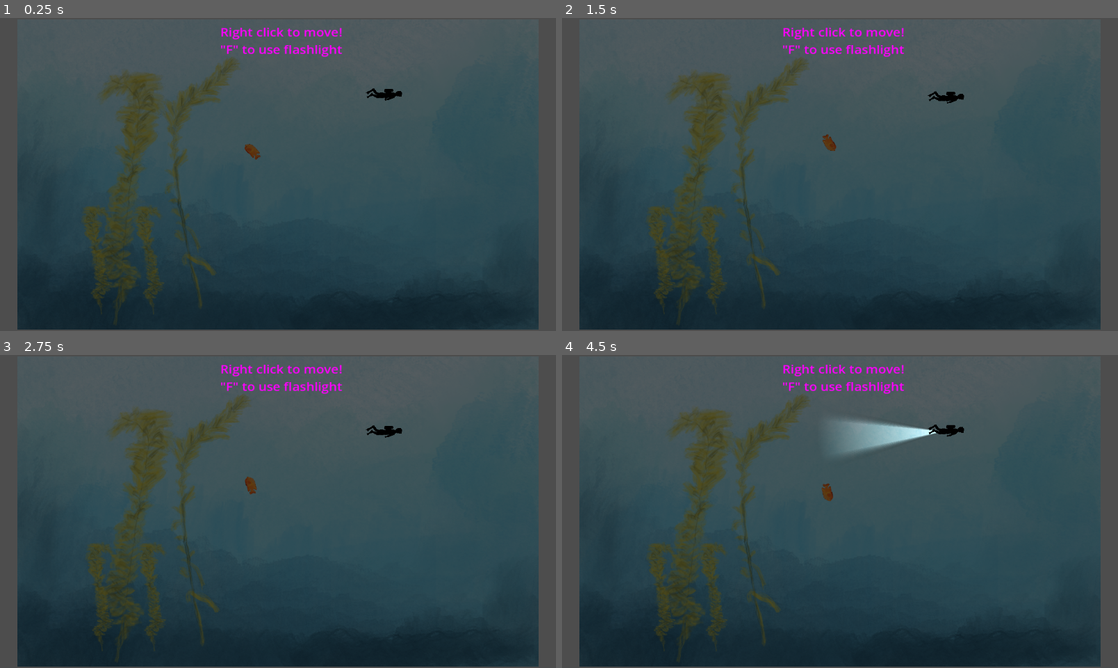
Above: before the commit, frames 1-4 (two rows, left to right).
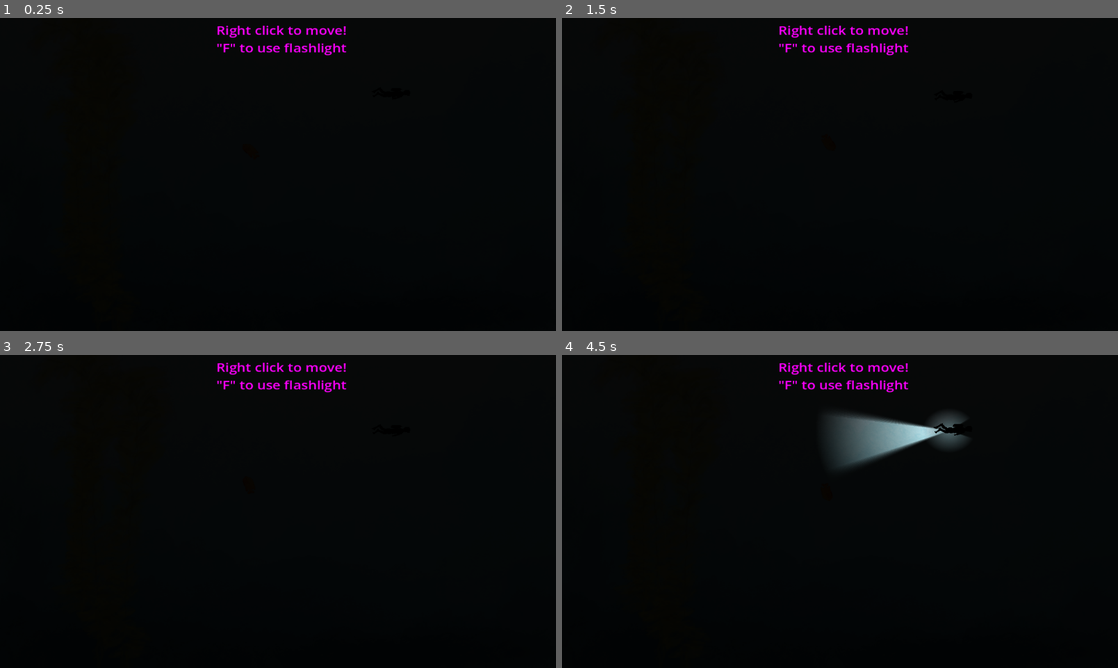
Above: after the commit, the same moments.

Repository: sbarton272/godot-aquarium
Game: Godot game, scene res://test scenes/animated_kelp_test.tscn
Same seed, same stepped clock (60 frames per second), same inputs: the game is played once before the commit and once after it.
Inputs (mouse positions are in pixels of both pictures, inside the frame that each line leads up to):
- Up to frame 1 (0.25 s): no input
- Up to frame 2 (1.5 s): tap Enter at 0.5, 1.25 s; move the mouse to (962, 158) at 0.52 s; tap Space (advance_tank_state) at 0.6 s; click (962, 158) at 0.67 s; drag from (728, 190) to (812, 237) at 1.27 s
- Up to frame 3 (2.75 s): tap Enter at 2 s; move the mouse to (333, 442) at 2.02 s; tap K (kelp_spawn) at 2.1 s; click (333, 442) at 2.17 s
- Up to frame 4 (4.5 s): tap Enter at 2.75, 3.5, 4.25 s; drag from (812, 574) to (673, 464) at 2.77 s; move the mouse to (1006, 558) at 3.52 s; tap F (fish_spawn) at 3.6 s; click (1006, 558) at 3.67 s; drag from (673, 464) to (756, 433) at 4.27 s

The runs differ from the first frame. In frame 1, 100% of the frame differs, in the area x 0-100%, y 0-100%; in frame 2, 100%; in frame 3, 100%; in frame 4, 99%.

Commit message:
Flashlight and kelp changes
Tried to make an "aura" around the flashlight - still looks weird. Made kelp movement into a code-based shader so its parameters can be accessed through code.

Diff:
--- a/GodotAquariumProject1/player/diver.tscn
+++ b/GodotAquariumProject1/player/diver.tscn
@@ -34,7 +34,7 @@
 }
 tracks/2/type = "value"
 tracks/2/imported = false
-tracks/2/enabled = true
+tracks/2/enabled = false
 tracks/2/path = NodePath("DiverSprite:rotation")
 tracks/2/interp = 1
 tracks/2/loop_wrap = true
@@ -46,7 +46,7 @@
 }
 tracks/3/type = "value"
 tracks/3/imported = false
-tracks/3/enabled = true
+tracks/3/enabled = false
 tracks/3/path = NodePath("DiverSprite:flip_v")
 tracks/3/interp = 1
 tracks/3/loop_wrap = true
--- a/GodotAquariumProject1/player/flashlight_arm.gd
+++ b/GodotAquariumProject1/player/flashlight_arm.gd
@@ -1,9 +1,11 @@
 extends Node2D
 
-@onready var light: PointLight2D = $PointLight2D
+@onready var beam_light: PointLight2D = $FlashlightBeamLight
+@onready var surround_light: PointLight2D = $FlashlightSurroundLight
 
 func _process(delta: float) -> void:
 	look_at(get_global_mouse_position())
 
 func _on_diver_flashlight_toggle() -> void:
-	light.enabled = !light.enabled
+	beam_light.enabled = !beam_light.enabled
+	surround_light.enabled = !surround_light.enabled
--- a/GodotAquariumProject1/player/flashlight_arm.tscn
+++ b/GodotAquariumProject1/player/flashlight_arm.tscn
@@ -1,11 +1,14 @@
-[gd_scene load_steps=5 format=3 uid="uid://dswd41jb6wyso"]
+[gd_scene load_steps=6 format=3 uid="uid://dswd41jb6wyso"]
 
 [ext_resource type="Texture2D" uid="uid://6uw6bc21s7um" path="res://graphics/diver_arm.png" id="1_544ix"]
 [ext_resource type="Texture2D" uid="uid://bx81xf55i0uhs" path="res://graphics/Light1.png" id="1_kfko0"]
 [ext_resource type="Script" path="res://player/flashlight_arm.gd" id="1_t1kc3"]
 
 [sub_resource type="OccluderPolygon2D" id="OccluderPolygon2D_ky2pc"]
-polygon = PackedVector2Array(-4, 2, 0, 2, 3.2, 1.2, -2, 0, 3.2, -0.800003, 0, -2, -4, -2)
+polygon = PackedVector2Array(-4, 1, -1, 1, 3, 1, -1, 0, 3, -1, -1, -1, -4, -1)
+
+[sub_resource type="OccluderPolygon2D" id="OccluderPolygon2D_ixd5s"]
+polygon = PackedVector2Array(-4, 1, -2, 1, -1, 0, -2, -1, -4, -1)
 
 [node name="FlashlightArm" type="Node2D"]
 script = ExtResource("1_t1kc3")
@@ -16,12 +19,8 @@
 rotation = -2.82011
 texture = ExtResource("1_544ix")
 
-[node name="LightOccluder2D" type="LightOccluder2D" parent="."]
-position = Vector2(26.8, -0.199997)
-occluder = SubResource("OccluderPolygon2D_ky2pc")
-
-[node name="PointLight2D" type="PointLight2D" parent="."]
-position = Vector2(25.8, -0.199997)
+[node name="FlashlightBeamLight" type="PointLight2D" parent="."]
+position = Vector2(27, 0)
 enabled = false
 energy = 1.2
 blend_mode = 2
@@ -30,3 +29,24 @@
 shadow_filter_smooth = 2.0
 texture = ExtResource("1_kfko0")
 texture_scale = 2.5
+
+[node name="FlashlightBeamOccluder" type="LightOccluder2D" parent="."]
+position = Vector2(27, 0)
+occluder = SubResource("OccluderPolygon2D_ky2pc")
+
+[node name="FlashlightSurroundLight" type="PointLight2D" parent="."]
+position = Vector2(27, 0)
+enabled = false
+energy = 0.5
+blend_mode = 2
+shadow_enabled = true
+shadow_filter = 2
+shadow_filter_smooth = 2.0
+shadow_item_cull_mask = 2
+texture = ExtResource("1_kfko0")
+texture_scale = 0.5
+
+[node name="FlashlightSurroundOccluder" type="LightOccluder2D" parent="."]
+position = Vector2(27, 0)
+occluder = SubResource("OccluderPolygon2D_ixd5s")
+occluder_light_mask = 2
--- a/GodotAquariumProject1/project.godot
+++ b/GodotAquariumProject1/project.godot
@@ -21,6 +21,7 @@
 
 [display]
 
+window/size/mode=2
 window/stretch/mode="viewport"
 
 [input]
--- /dev/null
+++ b/GodotAquariumProject1/resources/kelp_sway_shader.gdshader
@@ -0,0 +1,9 @@
+shader_type canvas_item;
+
+uniform float sway_distance;
+
+void vertex() {
+	if (VERTEX.y < 0.0) {
+		VERTEX += vec2(sin(TIME * 0.5) * sway_distance,0);
+	}
+}
--- a/GodotAquariumProject1/resources/kelp_swayer.tres
+++ b/GodotAquariumProject1/resources/kelp_sway_vshader.tres
@@ -94,6 +94,7 @@
 
 }
 "
+graph_offset = Vector2(-802.761, 71.1038)
 mode = 1
 flags/light_only = false
 nodes/vertex/0/position = Vector2(640, 160)
@@ -104,7 +105,7 @@
 nodes/vertex/4/node = SubResource("VisualShaderNodeIf_rovjb")
 nodes/vertex/4/position = Vector2(180, 280)
 nodes/vertex/5/node = SubResource("VisualShaderNodeInput_x47fe")
-nodes/vertex/5/position = Vector2(-660, 360)
+nodes/vertex/5/position = Vector2(-700, 380)
 nodes/vertex/6/node = SubResource("VisualShaderNodeVectorCompose_ojh2r")
 nodes/vertex/6/position = Vector2(40, 360)
 nodes/vertex/7/node = SubResource("VisualShaderNodeFloatFunc_n70tf")
--- a/GodotAquariumProject1/fish.tscn
+++ b/GodotAquariumProject1/tank entities/fish_2.tscn
@@ -1,7 +1,7 @@
 [gd_scene load_steps=3 format=3 uid="uid://l2nqn8cy78oa"]
 
 [ext_resource type="Texture2D" uid="uid://u8gorlodh8ij" path="res://graphics/spencer_fish_2.png" id="1_jeuiw"]
-[ext_resource type="Script" path="res://fish_movement_component.gd" id="2_qkcx2"]
+[ext_resource type="Script" path="res://tank entities/fish_movement_component.gd" id="2_qkcx2"]
 
 [node name="Fish" type="Node2D"]
 
--- a/GodotAquariumProject1/tank entities/kelp.tscn
+++ b/GodotAquariumProject1/tank entities/kelp_1.tscn
@@ -1,22 +1,22 @@
 [gd_scene load_steps=5 format=3 uid="uid://bvmugcqw7thdw"]
 
-[ext_resource type="Script" path="res://tank entities/kelp.gd" id="1_1l1ct"]
-[ext_resource type="Texture2D" uid="uid://djwxvhq3hrkv0" path="res://graphics/icon.svg" id="1_octtw"]
-[ext_resource type="PackedScene" uid="uid://dvwqxbr4mgddn" path="res://components/mover.tscn" id="3_r0h8h"]
+[ext_resource type="Script" path="res://tank entities/kelp_1.gd" id="1_g3onv"]
+[ext_resource type="Texture2D" uid="uid://djwxvhq3hrkv0" path="res://graphics/icon.svg" id="2_slqc1"]
+[ext_resource type="PackedScene" uid="uid://dvwqxbr4mgddn" path="res://components/mover.tscn" id="3_wy6da"]
 
 [sub_resource type="RectangleShape2D" id="RectangleShape2D_17xa7"]
 size = Vector2(22, 102)
 
 [node name="Kelp" type="Node2D"]
-script = ExtResource("1_1l1ct")
+script = ExtResource("1_g3onv")
 
 [node name="Sprite2D" type="Sprite2D" parent="."]
 scale = Vector2(20, 100)
-texture = ExtResource("1_octtw")
+texture = ExtResource("2_slqc1")
 region_enabled = true
 region_rect = Rect2(63.215, 69.594, 1, 1)
 
-[node name="Mover" parent="." node_paths=PackedStringArray("parent_sprite", "parent_object") instance=ExtResource("3_r0h8h")]
+[node name="Mover" parent="." node_paths=PackedStringArray("parent_sprite", "parent_object") instance=ExtResource("3_wy6da")]
 parent_sprite = NodePath("../Sprite2D")
 parent_object = NodePath("..")
 
--- /dev/null
+++ b/GodotAquariumProject1/tank entities/kelp_2.gd
@@ -0,0 +1,10 @@
+extends Node2D
+
+@onready var kelp_sprite: Sprite2D = $KelpSprite
+
+func _ready():
+	var shader_material: ShaderMaterial = kelp_sprite.material as ShaderMaterial
+	var rand_distance: float = randf_range(1,150)
+	shader_material.set_shader_parameter("sway_distance",rand_distance)
+	var rand_scale: float = randf_range(0.4,1)
+	kelp_sprite.scale = Vector2(rand_scale,rand_scale)
--- /dev/null
+++ b/GodotAquariumProject1/tank entities/kelp_2.tscn
@@ -0,0 +1,21 @@
+[gd_scene load_steps=5 format=3 uid="uid://d1c87dyxnyygu"]
+
+[ext_resource type="Script" path="res://tank entities/kelp_2.gd" id="1_frnkj"]
+[ext_resource type="Shader" path="res://resources/kelp_sway_shader.gdshader" id="2_t6t2m"]
+[ext_resource type="Texture2D" uid="uid://cl4is2j61po2t" path="res://graphics/kelp.png" id="3_5ibhu"]
+
+[sub_resource type="ShaderMaterial" id="ShaderMaterial_n1obi"]
+resource_local_to_scene = true
+shader = ExtResource("2_t6t2m")
+shader_parameter/sway_distance = 0.0
+
+[node name="Kelp" type="Node2D"]
+script = ExtResource("1_frnkj")
+
+[node name="KelpSprite" type="Sprite2D" parent="."]
+material = SubResource("ShaderMaterial_n1obi")
+position = Vector2(37, 0)
+rotation = -0.125198
+scale = Vector2(0.7, 0.7)
+texture = ExtResource("3_5ibhu")
+hframes = 2
--- a/GodotAquariumProject1/test scenes/animated_kelp_test.tscn
+++ b/GodotAquariumProject1/test scenes/animated_kelp_test.tscn
@@ -1,14 +1,10 @@
-[gd_scene load_steps=9 format=3 uid="uid://nyamc2hb5e6e"]
+[gd_scene load_steps=7 format=3 uid="uid://nyamc2hb5e6e"]
 
 [ext_resource type="Texture2D" uid="uid://dijcsgjaqbhmb" path="res://graphics/tank.png" id="1_tbqom"]
-[ext_resource type="Shader" uid="uid://dk78ets4l3qi7" path="res://resources/kelp_swayer.tres" id="2_paxuf"]
-[ext_resource type="Texture2D" uid="uid://cl4is2j61po2t" path="res://graphics/kelp.png" id="3_8lg34"]
+[ext_resource type="PackedScene" uid="uid://d1c87dyxnyygu" path="res://tank entities/kelp_2.tscn" id="2_gu6bm"]
 [ext_resource type="PackedScene" uid="uid://dyabe5swsd6hx" path="res://player/diver.tscn" id="4_xktgd"]
-[ext_resource type="PackedScene" uid="uid://l2nqn8cy78oa" path="res://fish.tscn" id="5_nivnn"]
+[ext_resource type="PackedScene" uid="uid://l2nqn8cy78oa" path="res://tank entities/fish_2.tscn" id="5_nivnn"]
 [ext_resource type="AudioStream" uid="uid://bktbu5234fq83" path="res://audio/Underwater_test.mp3" id="6_wa4v3"]
-
-[sub_resource type="ShaderMaterial" id="ShaderMaterial_n1obi"]
-shader = ExtResource("2_paxuf")
 
 [sub_resource type="LabelSettings" id="LabelSettings_gfayq"]
 font_size = 30
@@ -20,40 +16,18 @@
 texture = ExtResource("1_tbqom")
 
 [node name="Camera2D" type="Camera2D" parent="."]
-zoom = Vector2(0.9, 0.8)
+zoom = Vector2(0.96, 0.81)
 
 [node name="KelpGroup" type="Node2D" parent="."]
 
-[node name="Kelp" type="Sprite2D" parent="KelpGroup"]
-material = SubResource("ShaderMaterial_n1obi")
-position = Vector2(-313, 68)
-scale = Vector2(0.7, 0.7)
-texture = ExtResource("3_8lg34")
-hframes = 2
+[node name="Kelp" parent="KelpGroup" instance=ExtResource("2_gu6bm")]
+position = Vector2(-396, 6)
 
-[node name="Kelp4" type="Sprite2D" parent="KelpGroup"]
-material = SubResource("ShaderMaterial_n1obi")
-position = Vector2(-165, 68)
-scale = Vector2(0.7, 0.7)
-texture = ExtResource("3_8lg34")
-hframes = 2
-frame = 1
+[node name="Kelp2" parent="KelpGroup" instance=ExtResource("2_gu6bm")]
+position = Vector2(-364, 74)
 
-[node name="Kelp2" type="Sprite2D" parent="KelpGroup"]
-material = SubResource("ShaderMaterial_n1obi")
-position = Vector2(-313, 224)
-scale = Vector2(0.3, 0.3)
-texture = ExtResource("3_8lg34")
-flip_h = true
-hframes = 2
-
-[node name="Kelp3" type="Sprite2D" parent="KelpGroup"]
-material = SubResource("ShaderMaterial_n1obi")
-position = Vector2(-433, 224)
-scale = Vector2(0.3, 0.3)
-texture = ExtResource("3_8lg34")
-flip_h = true
-hframes = 2
+[node name="Kelp3" parent="KelpGroup" instance=ExtResource("2_gu6bm")]
+position = Vector2(-448, 36)
 
 [node name="FishGroup" type="Node2D" parent="."]
 
@@ -64,7 +38,7 @@
 position = Vector2(243, -205)
 
 [node name="CanvasModulate" type="CanvasModulate" parent="."]
-color = Color(0.388235, 0.388235, 0.388235, 1)
+color = Color(0.0352941, 0.0352941, 0.0352941, 1)
 
 [node name="CanvasLayer" type="CanvasLayer" parent="."]
 follow_viewport_enabled = true
Renamed: GodotAquariumProject1/fish_movement_component.gd -> GodotAquariumProject1/tank entities/fish_movement_component.gd
Renamed: GodotAquariumProject1/tank entities/kelp.gd -> GodotAquariumProject1/tank entities/kelp_1.gd
